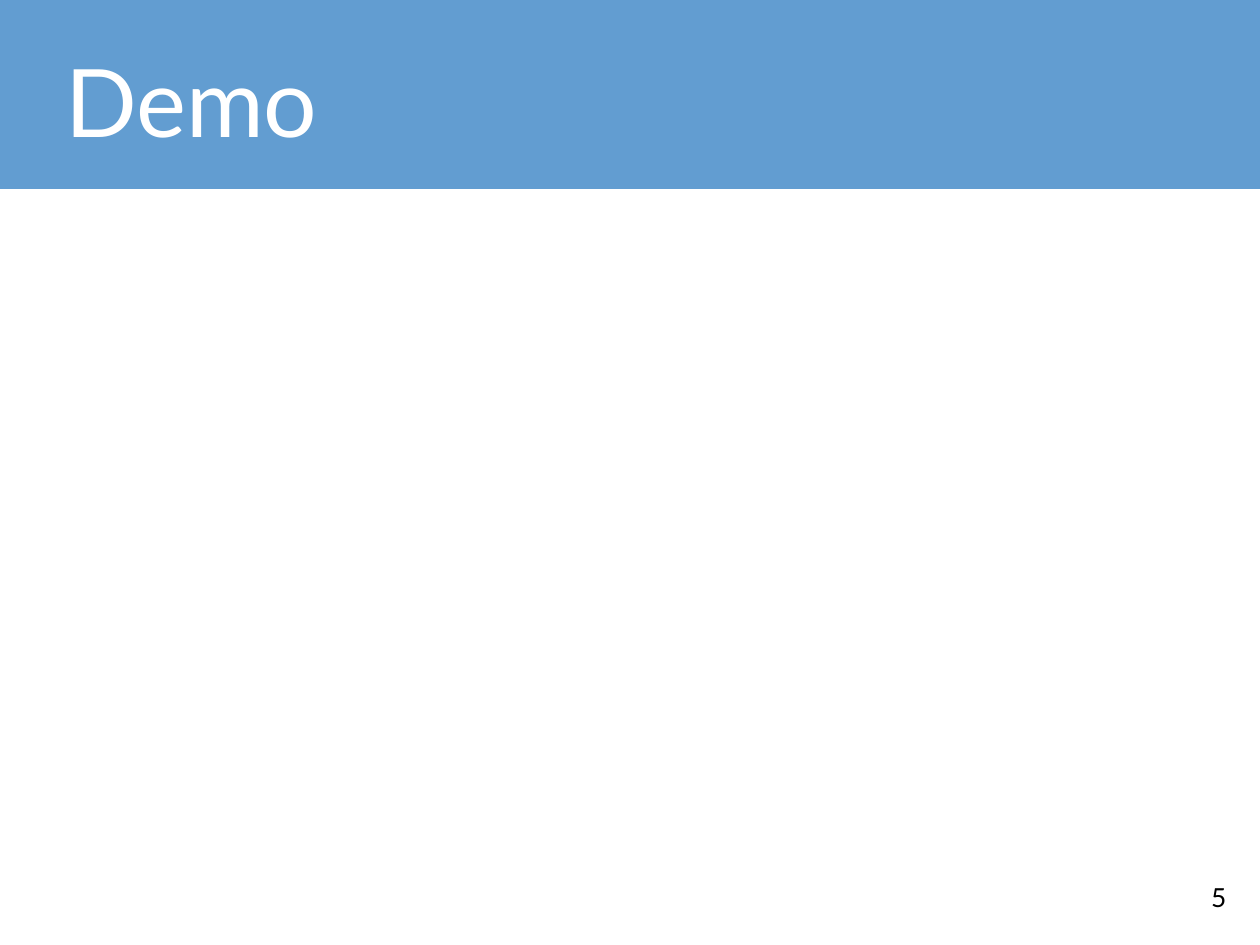
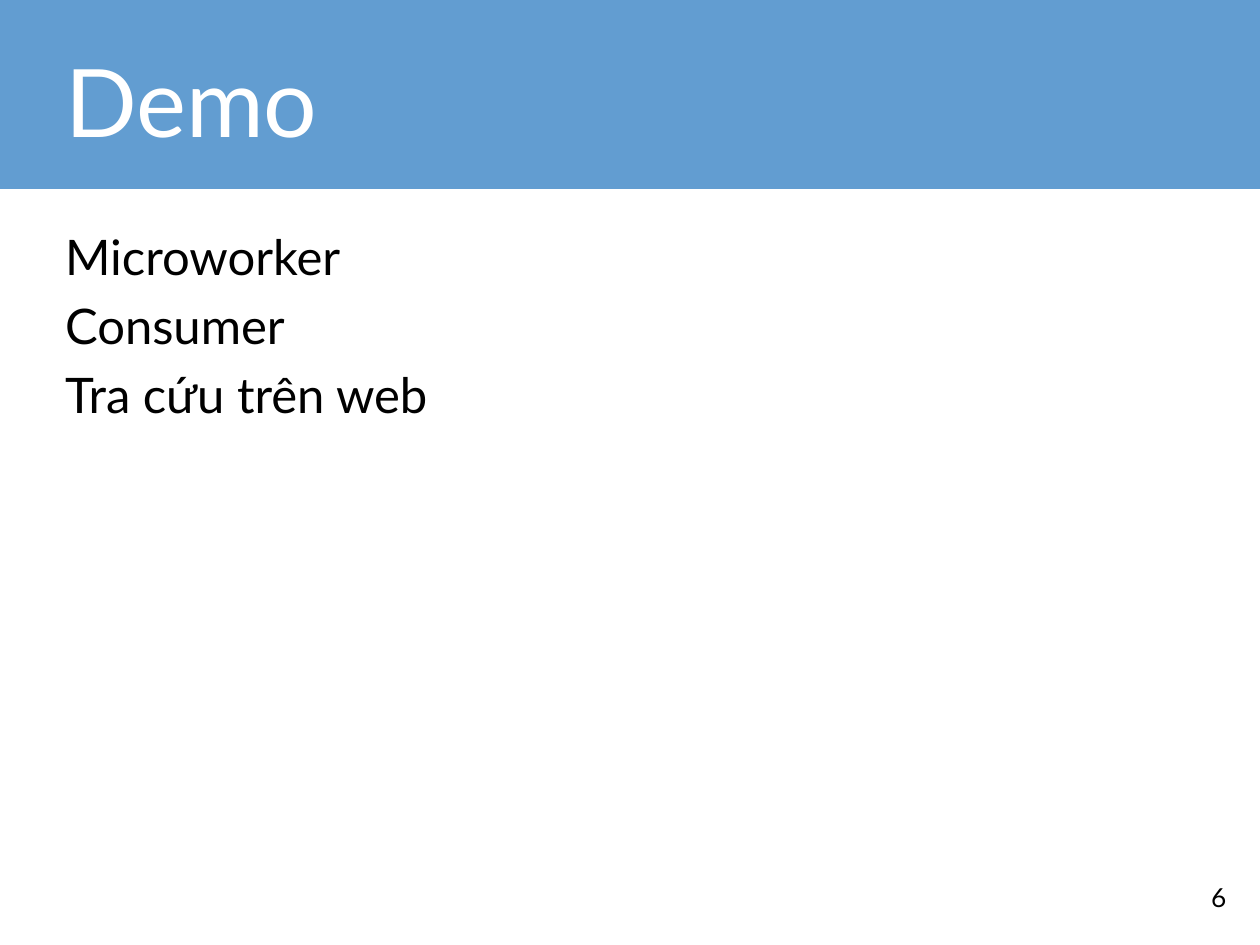
Before and after one commit to tdquang7/pota-hack-livetraffice, a slide deck: slide 6 of m2WorkHackathon-LiveTrafficUpdate.pptx (slide 5 before the commit). Drawn at 1260x945 pixels with LibreOffice and Linux fonts; fonts in the diff are those of the drawing. Boxes give left, top, right and bottom in pixels: in the first picture for what was removed or moved away, otherwise in the second. Text is boxed around its words. In the diff, an @@ line names an element or a change of style, - is before the commit and + after.

```diff
--- a/m2WorkHackathon-LiveTrafficUpdate.pptx
+++ b/m2WorkHackathon-LiveTrafficUpdate.pptx
@@ text added at box(65, 239, 427, 414), 28 pt, text #000000 @@
+Microworker
+Consumer
+Tra cứu trên web
@@ page number at box(1211, 888, 1226, 908): text changed @@
-5
+6
```
Also in this commit, not shown: 2 other slides changed, 2 slides added, 21 other files.
